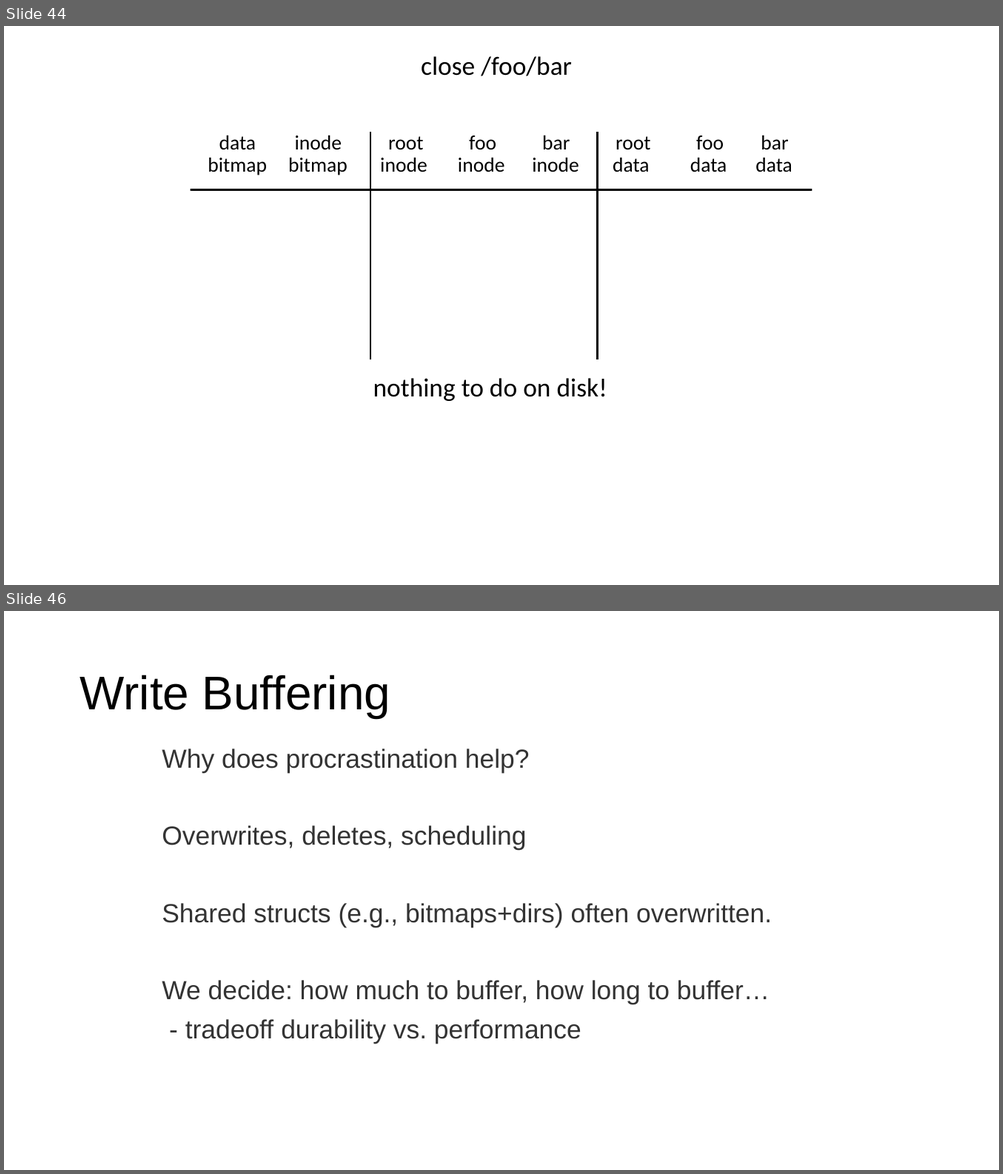
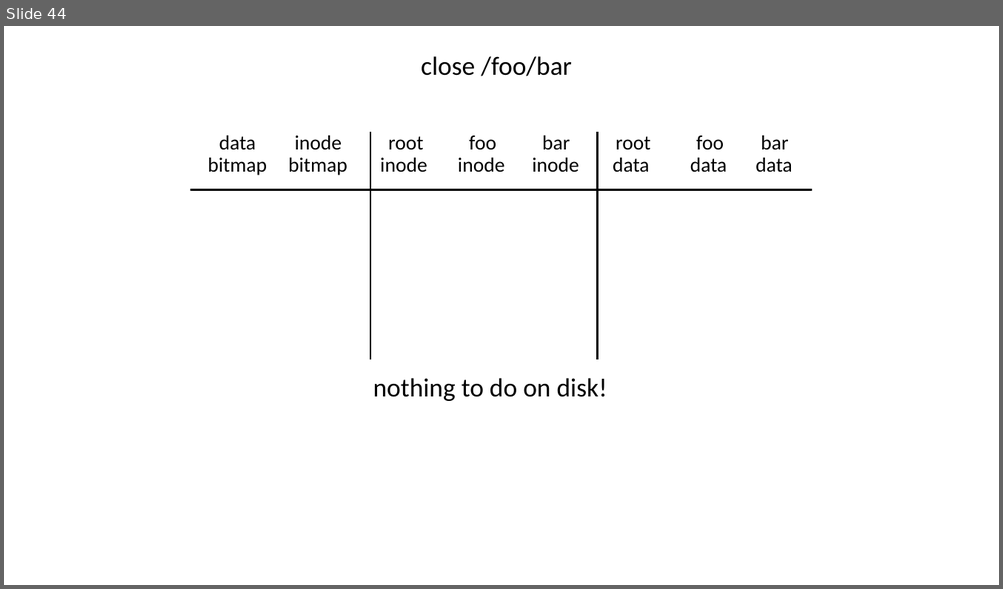
Before and after one commit to ngsrinivas/coursegen, a slide deck: ex/416-F23/staging/416-F23/lectures/11-filesystem.pptx. Shown one above the other, each under a label of ours: slides 44 and 46 before the commit, slide 44 after it; the slides between them are not shown. The pictures are 1003x1174 and 1003x589 pixels, drawn with LibreOffice and Linux fonts; fonts in the diff are those of the drawing. Boxes give left, top, right and bottom in pixels: in the first picture for what was removed or moved away, otherwise in the second. Text is boxed around its words. In the diff, an @@ line names an element or a change of style, - is before the commit and + after.

```diff
--- a/ex/416-F23/staging/416-F23/lectures/11-filesystem.pptx
+++ b/ex/416-F23/staging/416-F23/lectures/11-filesystem.pptx
@@ slide 46 removed at <box>4,611,999,1170</box>, background #FFFFFF @@
@@ title removed at <box>79,675,390,718</box> @@
-Write Buffering
@@ text removed at <box>162,749,771,1044</box> @@
-Why does procrastination help?
-Overwrites, deletes, scheduling
-Shared structs (e.g., bitmaps+dirs) often overwritten.
-We decide: how much to buffer, how long to buffer…
-- tradeoff durability vs. performance
```
Also in this commit, not shown: 13 other slides removed, 3 other files.
